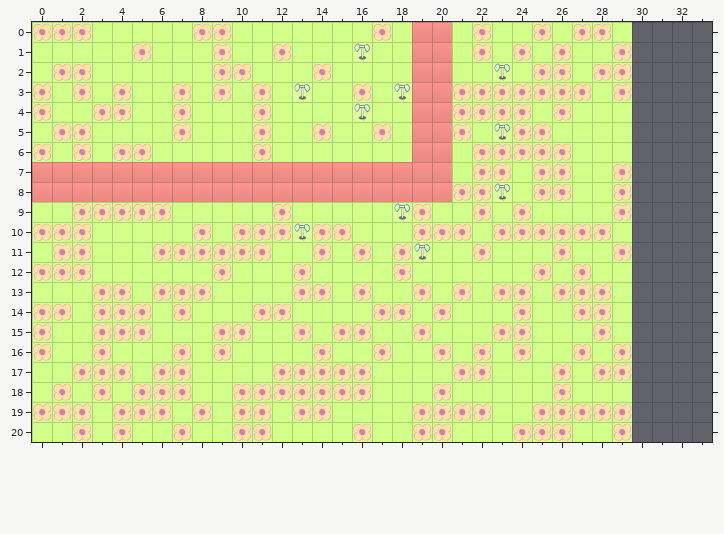
A Tiled map gets an edit: assets/overworld.tmx. That is the earlier state.
Cells are 40x40 px. Shown: x 0..33, y 0..20. The commit also replaced the tileset; all pictures use the new one. The old version is drawn lined up with the new one.
Now the later version:
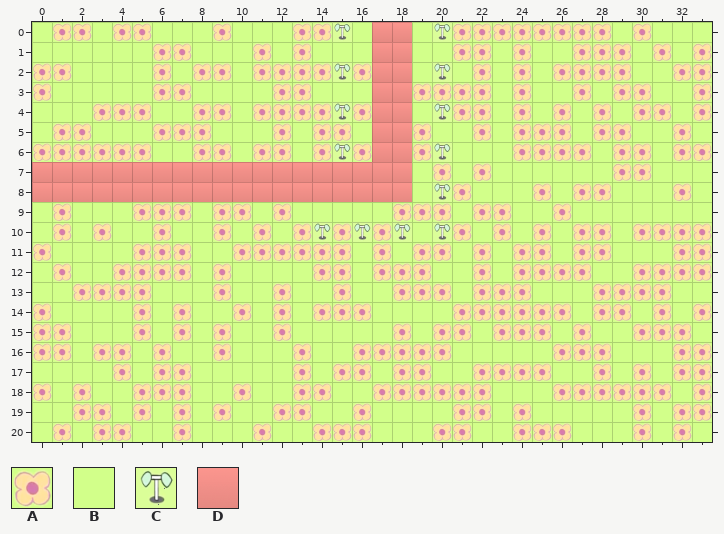
Key: from "Tileset": A 0, B 1, C 2, D 3.
_ is an empty cell.
Tiles replaced or removed in this view: A, B, C, D.
Tiles of an added or newly shown layer are drawn over the layers below it.
What changed:
Changed rows in their new state; . is an unchanged cell.
map size 30x30 -> 40x30 cells
Layer "Background":
first column x 0:
 0 B...AA..B....AA..DDBAA.AA.A...ABBB
 1 .....BAA.B.ABA..BDDBBA....BAA.BABA
 2 A.B...A.A.BAAA.AADDBA.ABAB.A..BBAA
 3 ..B.B.A..B.BAA..BDDAA..B.BB...ABBA
 4 B....A.BAA..AAAAADDBB..B....A.AABA
 5 ......A.A..BA..A.DDABBAB..A.AABBAB
 6 .A.A....AA..A.A.ADDAA.BB...A.AABAA
 7 ...................BA..B.BB...ABBB
 8 ...................BB.BB..BAABBBAB
 9 .ABBB..A.AA.......A.A..AB.A..BBBBB
10 B.BA..A.BAB.BA...AAB....B.B...AAAA
11 ABB..A..BB..AA.ABABAA...AABAABBBAA
12 B.B.AAAA.....BAA.A.A..A.A.A...AAAA
13 ..A..ABBBA..ABBAB.A.ABA...BB.AAABB
14 .B.BB.....AB..AAABB.BAAA.AAB.ABABA
15 .A.BB..A..B.AB.BB.ABAA...A.AB.AAAB
16 .A..A.AB.....AB.A.AA..B.B.A.ABBBAA
17 ..BB........B.B...AA.B.AAAB..BABAA
18 ABAB.......BB..BBAAA.AA....AAAAABA
19 BB.AB.BABABBA.B.A..BB...ABBBBBABAA
20 .ABA......B...AA...B.A.......BABAB
Layer "Terrain" (added):
first column x 14:
 0 .C....C
 2 .C....C
 4 .C....C
 6 .C....C
 8 ......C
10 C.C.C.C
Changed places in both pictures, as pixel boxes (x1, y1, x2, y2):
changed: (33, 22, 712, 442)
